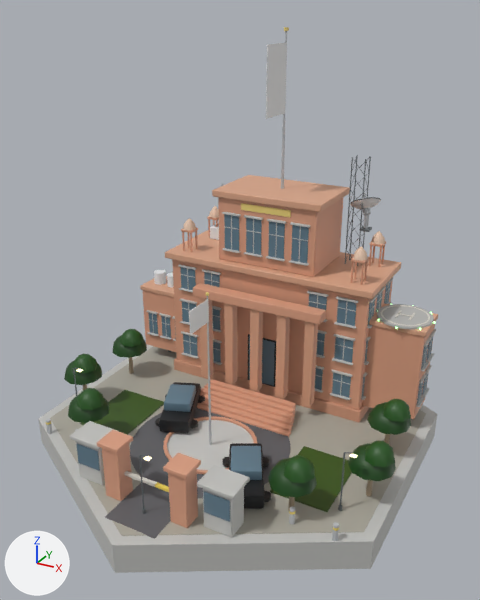
The glTF model native/godot/assets/art/blender/hq_india.glb: old version first, new version second.
Both versions are drawn from a 50 mm camera at (16.8, -30.4, 23.2) aimed at (0.5, -0.7, 8.3). Arrows for +X, +Y and +Z are at lower left; the lights stay in place. The first picture is the older version. Vertices at exactly the same position are counted once.

Names of what the first picture shows: 'asphalt', 'banner', 'glass', 'glow_warm', 'leaf', 'metal', 'paint', 'pavers', 'steel_dark', 'stone', 'turf', 'wall_concrete' and 6 more.
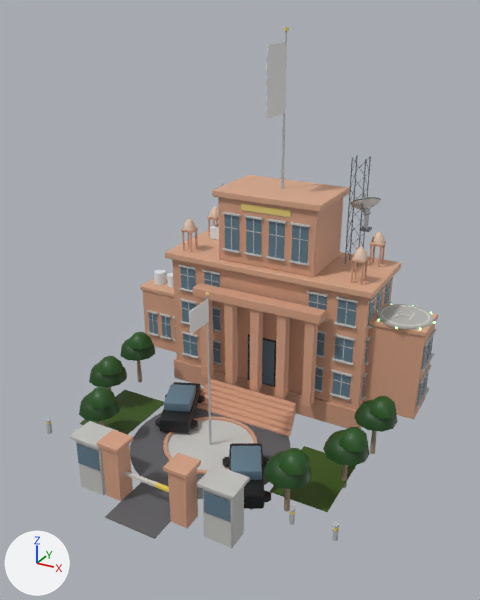
Where the change shows, as pixel boxes (x1, y1, x2, y2) in the pictures (480 x 600 px; the box of a moved part takes in the faces that stretch with it):
'wall_concrete', reshaped (8% narrower, 7% shorter)
    before: (39, 212, 437, 573)
    after: (70, 212, 436, 548)
'pavers', reshaped (77% narrower, 73% shorter)
    before: (50, 346, 426, 536)
    after: (167, 420, 254, 470)
'leaf', reshaped (8% narrower, 7% shorter)
    before: (64, 329, 411, 498)
    after: (79, 332, 397, 489)
'glow_warm', deleted
    before: (76, 369, 357, 461)
part 1 of me_leaf, moved or reshaped
    before: (64, 361, 102, 385)
    after: (89, 362, 127, 387)
part 2 of me_leaf, moved or reshaped
    before: (72, 354, 98, 373)
    after: (97, 356, 123, 376)
part 3 of me_leaf, moved or reshaped
    before: (348, 443, 396, 481)
    after: (323, 430, 370, 466)
part 4 of me_leaf, moved or reshaped
    before: (365, 441, 395, 467)
    after: (339, 427, 368, 452)
part 5 of me_leaf, moved or reshaped
    before: (68, 394, 109, 423)
    after: (79, 392, 120, 421)
part 6 of me_leaf, moved or reshaped
    before: (76, 388, 105, 410)
    after: (87, 386, 116, 409)
part 7 of me_leaf, moved or reshaped
    before: (268, 458, 317, 498)
    after: (264, 450, 312, 489)
part 8 of me_leaf, moved or reshaped
    before: (283, 455, 315, 483)
    after: (279, 448, 310, 475)
part 9 of me_leaf, moved or reshaped
    before: (112, 335, 147, 358)
    after: (121, 338, 155, 361)
part 10 of me_leaf, moved or reshaped
    before: (120, 329, 144, 347)
    after: (128, 332, 152, 350)
part 11 of me_leaf, moved or reshaped
    before: (367, 402, 411, 435)
    after: (354, 399, 397, 432)
part 12 of me_leaf, moved or reshaped
    before: (383, 399, 411, 422)
    after: (369, 396, 397, 419)
part 13 of me_pavers, deleted
    before: (50, 346, 426, 536)
part 14 of me_wall_concrete, deleted
    before: (39, 345, 437, 573)
part 15 of me_wall_concrete, moved or reshaped
    before: (76, 441, 105, 485)
    after: (76, 441, 106, 495)
part 16 of me_wall_concrete, moved or reshaped
    before: (203, 488, 244, 537)
    after: (203, 488, 244, 548)

The change, as a list of edits to the scene's bpy script:
```text
Change me_leaf:
    used by ob_leaf; location = (0.0, 0.0, 0.0)
    remove me_leaf.from_pydata(...)  # 396 vertices, 660 faces; spans x -10.5..10.6, y -7.4..2.2, z 2.0..3.7
    add me_leaf.from_pydata(...)  # 396 vertices, 660 faces; spans x -9.4..9.4, y -7.0..2.1, z 2.0..3.7
    me_leaf part 1: the loose piece of 41 vertices spanning x -10.5..-8.3, y -4.4..-2.0, z 2.0..3.1 is moved by (1.5, 0.5, 0.0)
    me_leaf part 2: the loose piece of 25 vertices spanning x -9.8..-8.2, y -4.2..-2.6, z 2.8..3.7 is moved by (1.5, 0.5, 0.0)
    me_leaf part 3: the loose piece of 41 vertices spanning x 8.3..10.5, y -4.4..-2.0, z 2.0..3.1 is moved by (-1.5, 0.5, 0.0)
    me_leaf part 4: the loose piece of 25 vertices spanning x 9.0..10.6, y -4.2..-2.6, z 2.8..3.7 is moved by (-1.5, 0.5, 0.0)
    me_leaf part 5: the loose piece of 41 vertices spanning x -7.5..-5.3, y -7.4..-5.0, z 2.0..3.1 is moved by (0.4, 0.4, 0.0)
    me_leaf part 6: the loose piece of 25 vertices spanning x -6.8..-5.2, y -7.2..-5.6, z 2.8..3.7 is moved by (0.4, 0.4, 0.0)
    me_leaf part 7: the loose piece of 41 vertices spanning x 5.3..7.5, y -7.4..-5.0, z 2.0..3.1 is moved by (-0.4, 0.4, 0.0)
    me_leaf part 8: the loose piece of 25 vertices spanning x 6.0..7.6, y -7.2..-5.6, z 2.8..3.7 is moved by (-0.4, 0.4, 0.0)
    me_leaf part 9: the loose piece of 41 vertices spanning x -10.1..-7.9, y -0.2..2.2, z 2.0..3.1 is moved by (0.8, -0.1, 0.0)
    me_leaf part 10: the loose piece of 25 vertices spanning x -9.4..-7.8, y 0.0..1.6, z 2.8..3.7 is moved by (0.8, -0.1, 0.0)
    me_leaf part 11: the loose piece of 41 vertices spanning x 7.9..10.1, y -0.2..2.2, z 2.0..3.1 is moved by (-0.8, -0.1, 0.0)
    me_leaf part 12: the loose piece of 25 vertices spanning x 8.6..10.2, y 0.0..1.6, z 2.8..3.7 is moved by (-0.8, -0.1, 0.0)
Change me_pavers:
    used by ob_pavers; location = (0.0, 0.0, 0.0)
    remove me_pavers.from_pydata(...)  # 68 vertices, 128 faces; spans x -10.0..10.0, y -11.6..11.6, z 0.1..0.2
    add me_pavers.from_pydata(...)  # 56 vertices, 108 faces; spans x -2.6..2.6, y -6.0..-0.8, z 0.1..0.2
    me_pavers part 13: the loose piece of 12 vertices spanning x -10.0..10.0, y -11.6..11.6, z 0.1 is deleted
Change me_wall_concrete:
    used by ob_wall_concrete; location = (0.0, 0.0, 0.0)
    remove me_wall_concrete.from_pydata(...)  # 2788 vertices, 4896 faces; spans x -10.7..10.7, y -12.3..12.3, z -1.6..11.9
    add me_wall_concrete.from_pydata(...)  # 2776 vertices, 4876 faces; spans x -9.4..10.0, y -9.4..7.4, z -0.6..11.9
    me_wall_concrete part 14: the loose piece of 12 vertices spanning x -10.7..10.7, y -12.3..12.3, z -1.6..0.1 is deleted
    me_wall_concrete part 15: 12 vertices moved from x -4.7..-3.1, y -9.2..-8.0, z 0.1 to x -4.7..-3.1, y -9.2..-8.0, z -0.6..-0.5
    me_wall_concrete part 16: 12 vertices moved from x 3.1..4.7, y -9.2..-8.0, z 0.1 to x 3.1..4.7, y -9.2..-8.0, z -0.6..-0.5
Remove ob_glow_warm:
    ob_glow_warm = bpy.data.objects.new('glow_warm', me_glow_warm)
    ob_glow_warm.location = (0.0, 0.0, 0.0)
```
